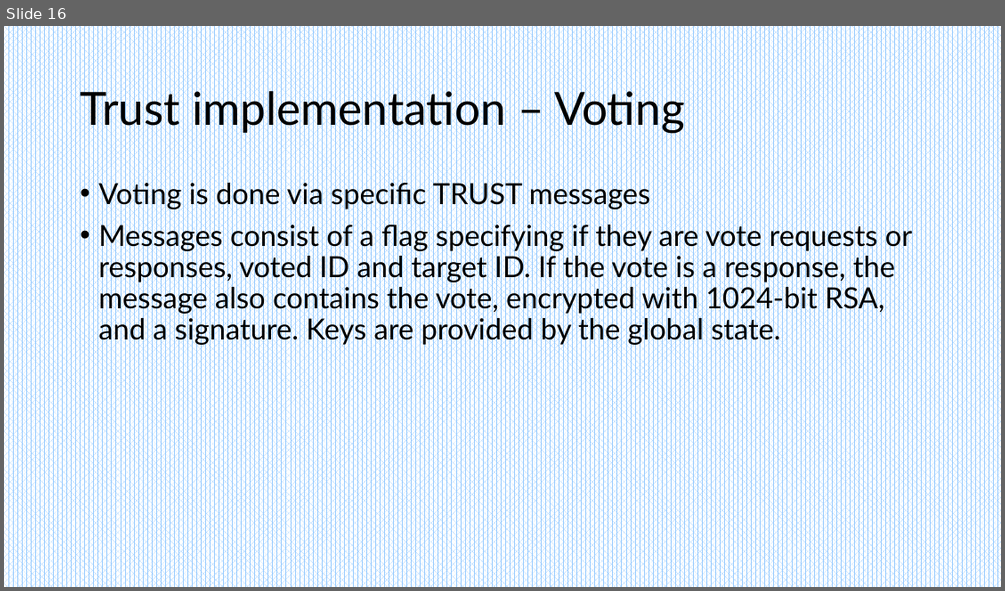
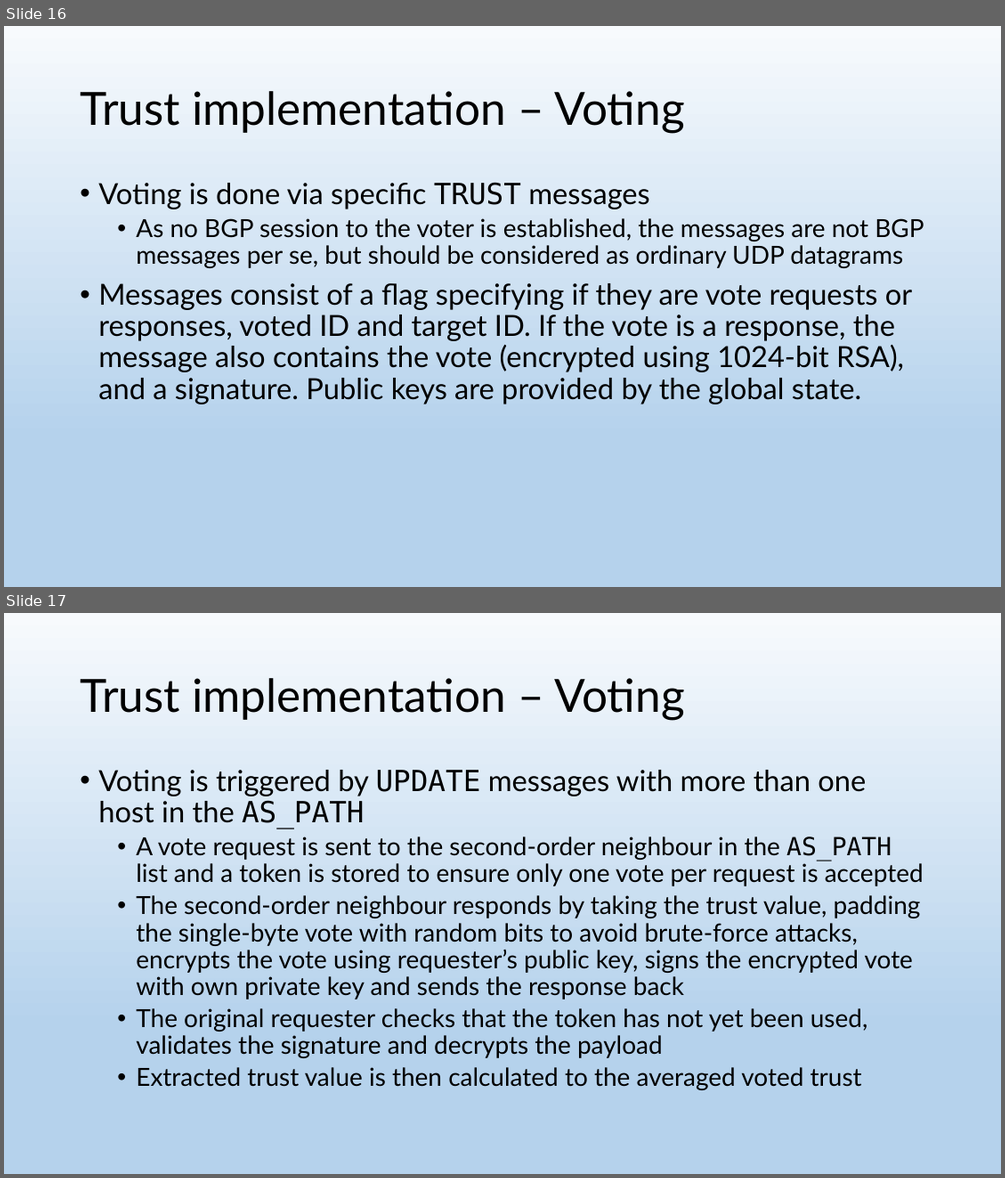
Before and after one commit to Nikheln/BGP-simulator, a slide deck: doc/BGP Simulator.pptx. Shown one above the other, each under a label of ours: slide 16 before the commit, slides 16 and 17 after it. The pictures are 1005x591 and 1005x1178 pixels, drawn with LibreOffice and Linux fonts; fonts in the diff are those of the drawing. Boxes give left, top, right and bottom in pixels: in the first picture for what was removed or moved away, otherwise in the second. Text is boxed around its words. In the diff, an @@ line names an element or a change of style, - is before the commit and + after.

```diff
--- a/doc/BGP Simulator.pptx
+++ b/doc/BGP Simulator.pptx
@@ slide 17 added at box(4, 613, 1001, 1174), background gradient #F7FAFD to #B5D2EC @@
@@ title added at box(80, 678, 685, 720), 44 pt, text #000000 @@
+Trust implementation – Voting
@@ text added at box(98, 770, 923, 1090), 24 pt, text #000000 @@
+• Voting is triggered by UPDATE messages with more than one host in the AS_PATH
+  • A vote request is sent to the second-order neighbour in the AS_PATH list and a token is stored to ensure only one vote per request is accepted
+  • The second-order neighbour responds by taking the trust value, padding the single-byte vote with random bits to avoid brute-force attacks, encrypts the vote using requester’s public key, signs the encrypted vote with own private key and sends the response back
+  • The original requester checks that the token has not yet been used, validates the signature and decrypts the payload
+  • Extracted trust value is then calculated to the averaged voted trust
@@ slide 16 changed as well @@
@@ background pattern #99CCFF on #FFFFFF to gradient #F7FAFD to #B5D2EC @@
@@ text at box(98, 182, 650, 209): font Lato to DejaVu Sans Mono in "TRUST" @@
@@ text at box(98, 218, 923, 404): text changed @@
-• Messages consist of a flag specifying if they are vote requests or responses, voted ID and target ID. If the vote is a response, the message also contains the vote, encrypted with 1024-bit RSA, and a signature. Keys are provided by the global state.
+  • As no BGP session to the voter is established, the messages are not BGP messages per se, but should be considered as ordinary UDP datagrams
+• Messages consist of a flag specifying if they are vote requests or responses, voted ID and target ID. If the vote is a response, the message also contains the vote (encrypted using 1024-bit RSA), and a signature. Public keys are provided by the global state.
```
Also in this commit, not shown: 14 other slides changed, 1 other slide added, 1 slide removed, 4 other files.
